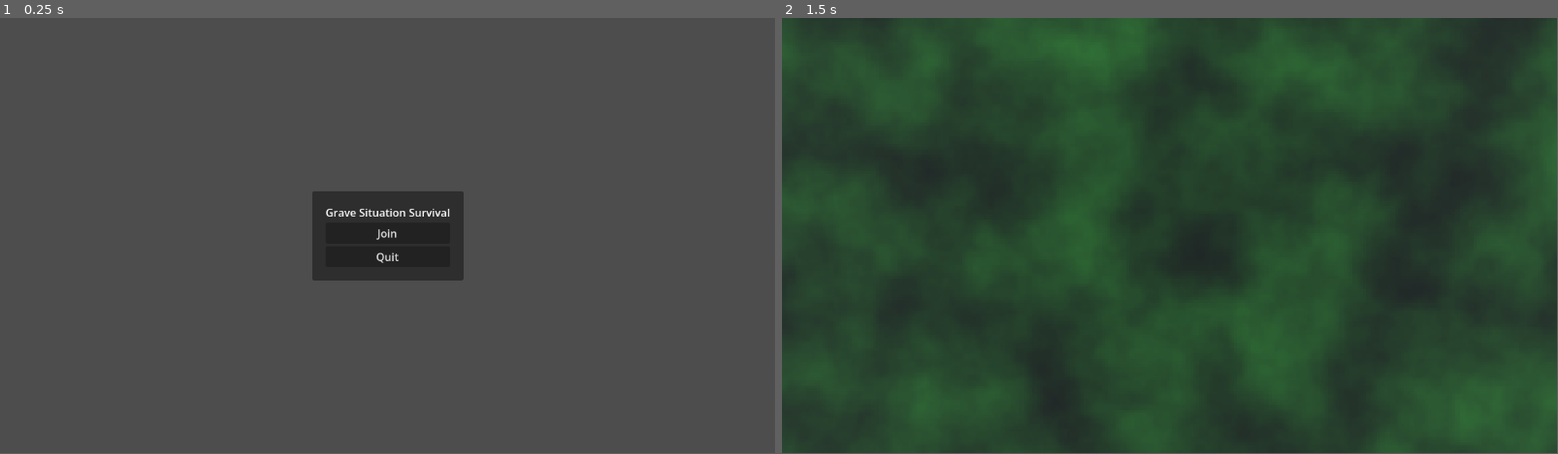
Above: before the commit, frames 1-2 (left to right).
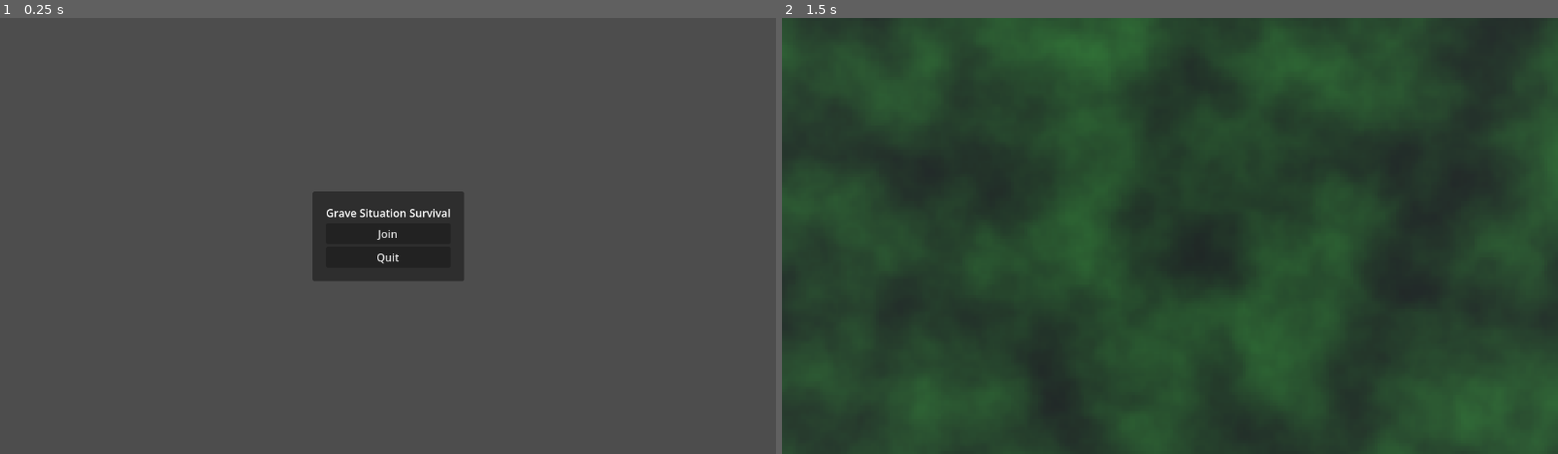
Above: after the commit, the same moments.

Repository: RichardEHarris/grave-situation-jam
Game: Godot game, scene res://Scenes/Main.tscn
Two runs of this game, one before a commit and one after it. Both use one fixed random seed, a clock stepped at 60 frames per second and the inputs below.
Inputs (mouse positions are in pixels of both pictures, inside the frame that each line leads up to):
- Up to frame 1 (0.25 s): no input
- Up to frame 2 (1.5 s): tap Enter at 0.5 s; move the mouse to (1340, 214) at 0.52 s; hold D (right) 0.53-1.25 s; click (1340, 214) at 0.6 s; click "Join" at 1.25 s
In our replay, the window is 799x449 before the commit and 800x450 after it. These sizes can differ from the game's own. Grey fills any space a smaller window leaves; there, only what the larger window draws over its background counts as a difference.

The runs differ from the first frame. In frame 1, 0.2% of the frame differs, in the area x 42-60%, y 43-61%; in frame 2, less than 0.1%.

Commit message:
Can toggle projectile collision with enemies

Diff:
--- a/Scenes/Entities/Enemy.tscn
+++ b/Scenes/Entities/Enemy.tscn
@@ -40,6 +40,7 @@
 
 [node name="Label3D" type="Label3D" parent="." unique_id=167938552]
 transform = Transform3D(1, 0, 0, 0, 1, 0, 0, 0, 1, 0, 1, 0)
+visible = false
 billboard = 1
 font_size = 170
 
--- a/Scenes/Player/Player.tscn
+++ b/Scenes/Player/Player.tscn
@@ -32,7 +32,7 @@
 properties/3/replication_mode = 1
 
 [node name="Player" type="CharacterBody3D" unique_id=1808271539]
-collision_layer = 8
+collision_layer = 10
 collision_mask = 11
 script = ExtResource("1_s0eop")
 player_colour = Color(0.24998516, 0.49465692, 0.47666425, 1)
--- a/Scripts/global.gd
+++ b/Scripts/global.gd
@@ -15,9 +15,10 @@
 const PROJECTILE_TAG = "Projectile"
 
 
-const BALL = preload("uid://4hnuvjijwq2b")
 const ENEMY = preload("uid://on77vwkf1mvg")
 const PROJECTILE = preload("uid://dy0vkht00yvfv")
+const PLAYER_MATERIAL = preload("uid://nxsn4asxq8gc")
+
 
 func _process(delta: float) -> void:
 	if multiplayer.multiplayer_peer and not is_multiplayer_authority():
@@ -38,14 +39,6 @@
 	enemy_count += 1
 	new_enemy.label_text = str(enemy_count)
 	spawn_container.add_child(new_enemy, true)
-
-@rpc("any_peer")
-func shoot_ball(pos, dir, force):
-	var new_ball : RigidBody3D = BALL.instantiate()
-	new_ball.position = pos + Vector3(0, 0.5, 0) + dir
-	#new_ball.add_to_group(PROJECTILE_TAG)
-	spawn_container.add_child(new_ball, true)
-	new_ball.apply_central_impulse(dir * force)
 
 @rpc("any_peer")
 func shoot_projectile(pos, dir, force):
--- a/Scripts/network.gd
+++ b/Scripts/network.gd
@@ -33,8 +33,6 @@
 	print(str(multiplayer.get_unique_id()) + ": player created: %s " % peer_id)
 	var new_player = PLAYER.instantiate()
 	new_player.name = str(peer_id)
-	new_player.player_colour = Color(randf(), randf(), randf(), 255)
-	new_player.player_material = new_player.PLAYER_MATERIAL
 	Global.spawn_container.add_child.call_deferred(new_player, true)
 
 func remove_player(peer_id):
--- a/Scripts/player.gd
+++ b/Scripts/player.gd
@@ -4,7 +4,6 @@
 @export var angle_offset = -15.0
 const SPEED = 5.0
 const JUMP_VELOCITY = 4.5
-const PLAYER_MATERIAL = preload("uid://nxsn4asxq8gc")
 var player_material : StandardMaterial3D
 
 @onready var camera_3d: Camera3D = %Camera3D
@@ -19,11 +18,15 @@
 
 func _enter_tree() -> void:
 	set_multiplayer_authority(int(name))
+	player_material = Global.PLAYER_MATERIAL.duplicate()
+	if not is_multiplayer_authority():
+		return
+	player_colour = Color(randf(), randf(), randf(), 255)
 
 func _ready():
 	menu.hide()
 	add_to_group(Global.PLAYER_TAG)
-	hat.set_surface_override_material(0, PLAYER_MATERIAL)
+	hat.set_surface_override_material(0, player_material)
 	set_colour()
 	#player_colour = Global.player_colour
 	#Global.set_player_colour.rpc(name)
@@ -31,6 +34,7 @@
 		set_process(false)
 		set_physics_process(false)
 		return
+
 	position = position + Vector3(randf_range(0, 5), 1, randf_range(0, 5))
 	camera_3d.current = true
 	button_leave.pressed.connect(func(): Network.leave_server())
--- a/Scripts/projectile.gd
+++ b/Scripts/projectile.gd
@@ -28,8 +28,9 @@
 	projectile_collision.body_entered.connect(on_collision)
 	timer.wait_time = lifespan
 	timer.timeout.connect(timeout)
-	#if piercing:
-		#physics_shape.shape = get_capsule_shape(0.1)
+
+	set_collision_mask_value(2, not piercing) #set enemy collision mask.
+
 
 
 func on_collision(body : Node3D):
--- a/project.godot
+++ b/project.godot
@@ -23,6 +23,10 @@
 Network="*uid://dn6dsj5dagu4y"
 TileRunInstancesGlobal="*uid://b6fg6pu2bfi14"
 Global="*uid://b4hf3htnpfnwf"
+
+[display]
+
+window/stretch/mode="viewport"
 
 [dotnet]
 
@@ -75,8 +79,10 @@
 
 [layer_names]
 
-3d_physics/layer_1="Player"
+3d_physics/layer_1="World"
 3d_physics/layer_2="Enemy"
+3d_physics/layer_3="Projectile"
+3d_physics/layer_4="Player"
 
 [physics]
 
